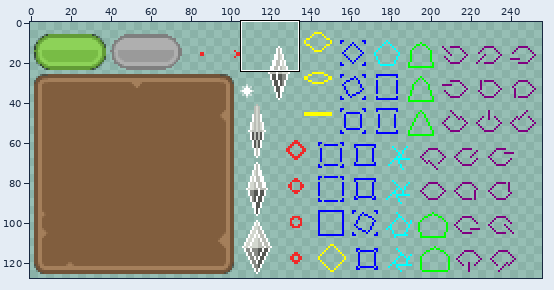
File history of a sprite sheet, android/assets/atlas/game.png. Above: a wide view before the commit, with the close-up outlined.
Close-up. The starting point:
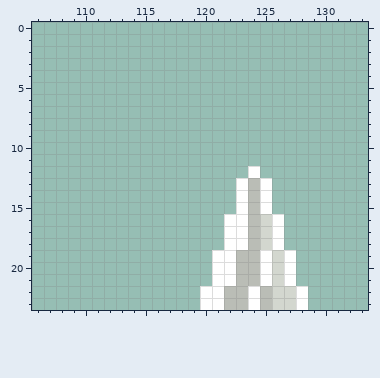
The file is 256x128 pixels. Pixels under 10% opacity are left out. Colours within 5 levels of each other are drawn and written as one. Shown: x 106..133, y 0..23.
The same view after the edit:
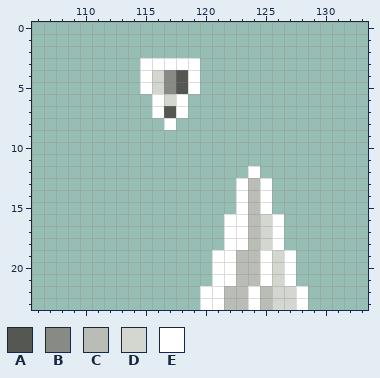
Palette (. is transparent): A #555753  B #888a85  C #babdb6  D #d3d7cf  E #ffffff
The edit:
{"y":3,"x":115,"old":".....","new":"EEEEE"}
{"y":4,"x":115,"old":".....","new":"EDBAE"}
{"y":5,"x":115,"old":".....","new":"EDBAE"}
{"y":6,"x":116,"old":"...","new":"EDE"}
{"y":7,"x":116,"old":"...","new":"EAE"}
{"y":8,"x":117,"old":".","new":"E"}
